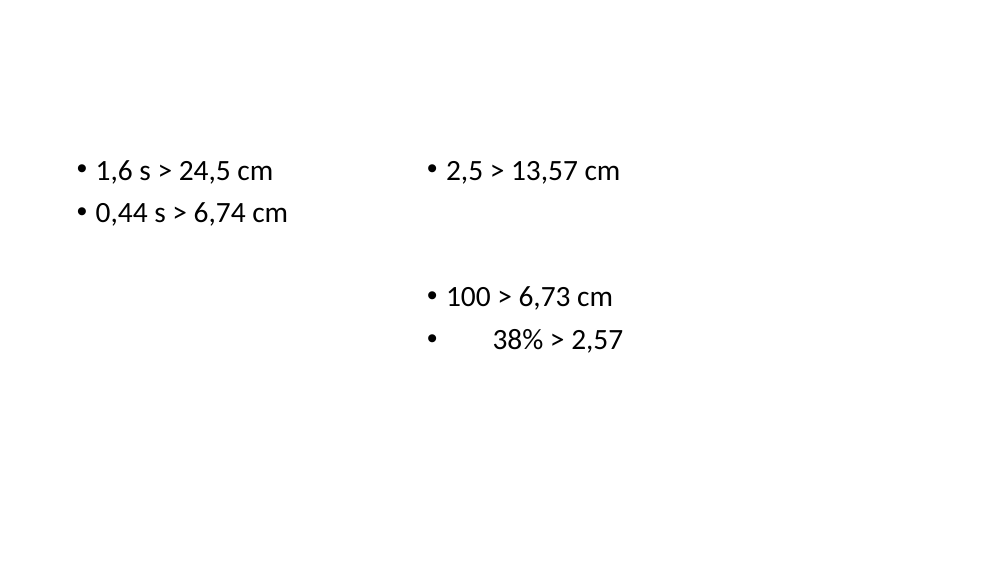
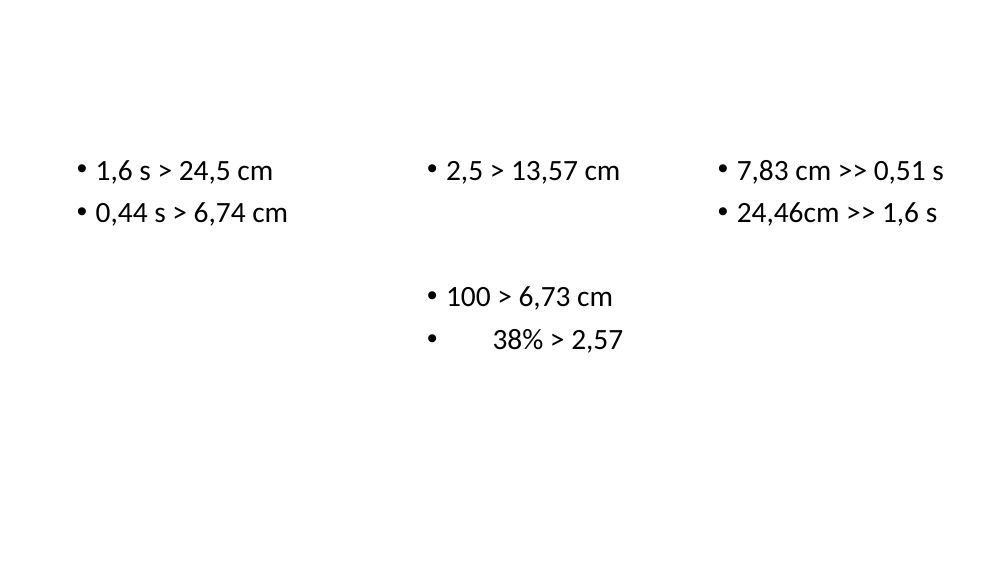
Before and after one commit to xpessoles/ExercicesCompetences, a slide deck: slide 4 of B2_ProposerModele/B2_06_ModeleComportement/502_Divers/images/Figures.pptx (slide 3 before the commit). Drawn at 1008x567 pixels with LibreOffice and Linux fonts; fonts in the diff are those of the drawing. Boxes give left, top, right and bottom in pixels: in the first picture for what was removed or moved away, otherwise in the second. Text is boxed around its words. In the diff, an @@ line names an element or a change of style, - is before the commit and + after.

```diff
--- a/B2_ProposerModele/B2_06_ModeleComportement/502_Divers/images/Figures.pptx
+++ b/B2_ProposerModele/B2_06_ModeleComportement/502_Divers/images/Figures.pptx
@@ text added at box(737, 160, 943, 226), 28 pt, text #000000 @@
+• 7,83 cm >> 0,51 s
+• 24,46cm >> 1,6 s
```
Also in this commit, not shown: 2 slides added, 7 other files.
